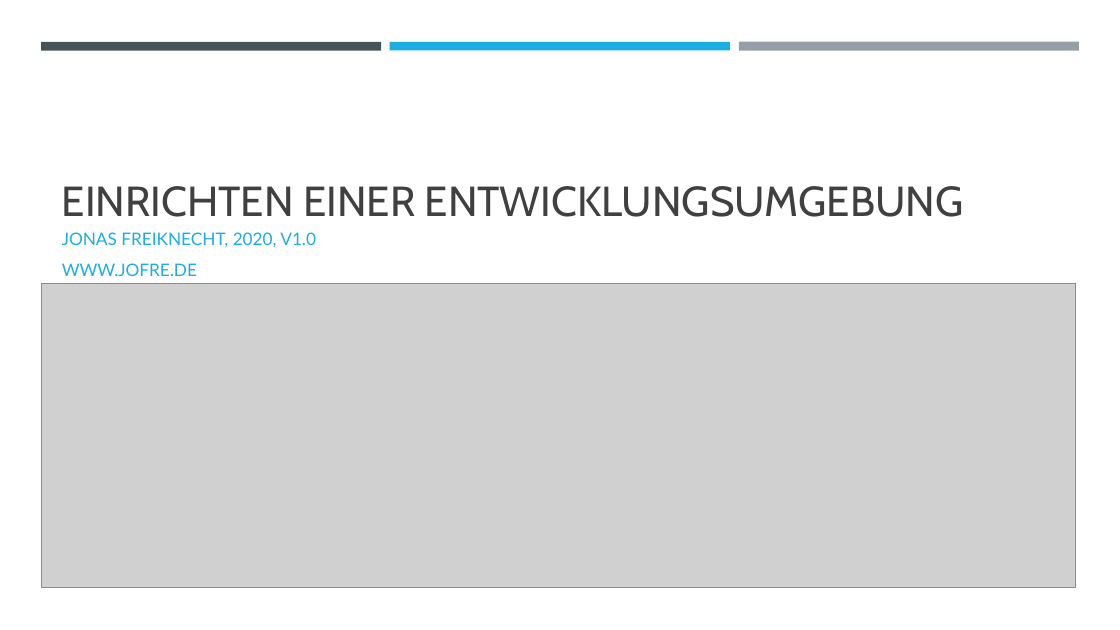
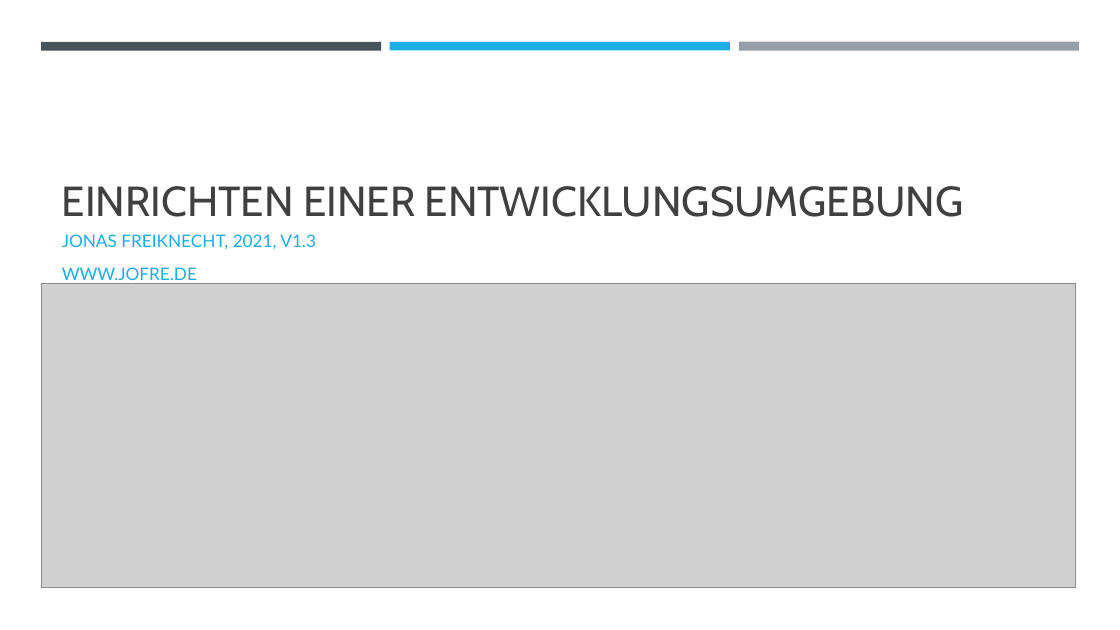
Before and after one commit to padmalcom/AISpeechAssistant, a slide deck: slide 1 of slides/00_b_DevEnv.pptx. Drawn at 1120x630 pixels with LibreOffice and Linux fonts; fonts in the diff are those of the drawing; grey boxes stand for pictures. Boxes give left, top, right and bottom in pixels: in the first picture for what was removed or moved away, otherwise in the second. Text is boxed around its words. In the diff, an @@ line names an element or a change of style, - is before the commit and + after.

```diff
--- a/slides/00_b_DevEnv.pptx
+++ b/slides/00_b_DevEnv.pptx
@@ subtitle at box(62, 234, 316, 249): text changed @@
-JONAS FREIKNECHT, 2020, V1.0
+JONAS FREIKNECHT, 2021, V1.3
@@ subtitle at box(62, 267, 197, 285): line spacing 1 to 1.1 @@
```
Also in this commit, not shown: 6 other slides changed, 15 other files.
